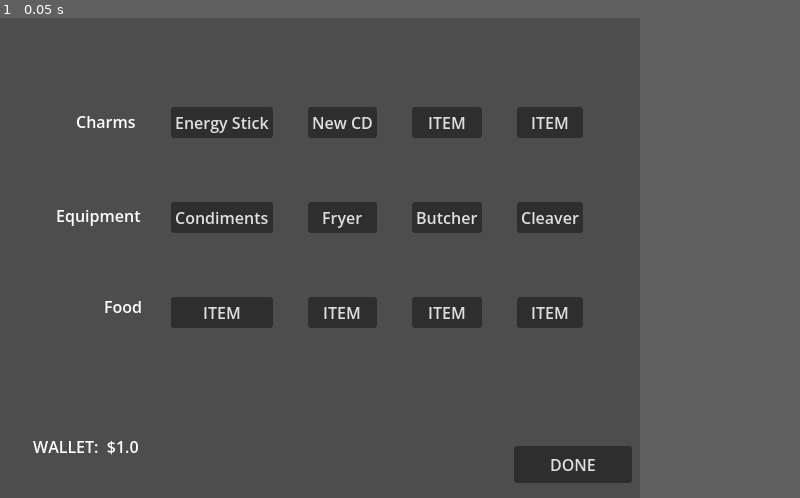
Above: before the commit, frame 1.
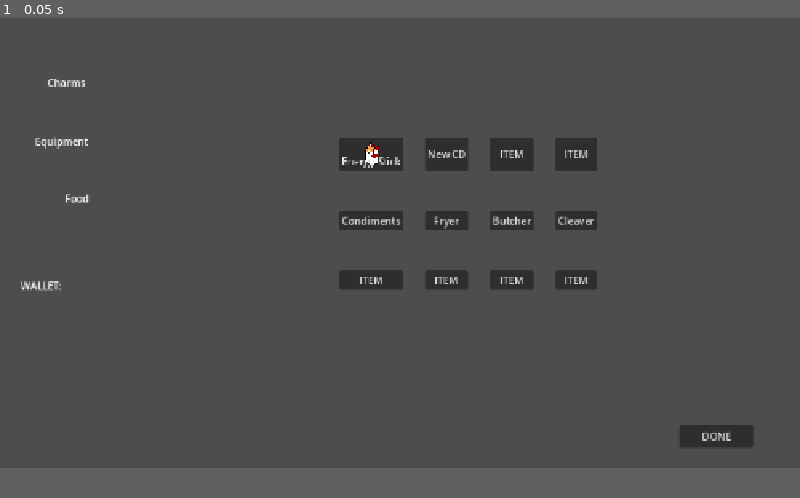
Above: after the commit, the same moment.

Repository: chrisguayara/gtmk-jam-26
Game: Godot game, scene res://scenes/shop.tscn
The game is run twice, just before and just after one commit, with the same random seed, the same clock (stepped at 60 frames per second) and the same inputs. The project has no main scene, so this scene is started directly.
Inputs:
- Up to frame 1 (0.05 s): no input
In our replay, the window is 640x480 before the commit and 800x450 after it. These sizes can differ from the game's own. Grey fills any space a smaller window leaves; there, only what the larger window draws over its background counts as a difference.

The runs differ from the first frame. In frame 1, 12% of the frame differs, in the area x 2-95%, y 12-97%.
Error after the commit: Invalid access to property or key 'wallet' on a base object of type 'Node (run_manager.gd)'. (res://globals/scripts/shop.gd:14)

Commit message:
setup finished

Diff:
--- a/globals/main.gd
+++ b/globals/main.gd
@@ -1,11 +1,56 @@
 extends Node2D
 class_name Main
 
-# Called when the node enters the scene tree for the first time.
+
+const MAIN_MENU: StringName = &"MainMenu"
+const HUNTING: StringName = &"Hunting"
+const BUTCHERING: StringName = &"Butchering"
+const SHOPPING_CENTER: StringName = &"ShoppingCenter"
+const IN_SHOP: StringName = &"InShop"
+
+@export var hud: Node
+@export var game_state_machine: StateMachine
+
 func _ready() -> void:
-	pass # Replace with function body.
+	game_state_machine.register_state(MAIN_MENU, _enter_main_menu)
+	game_state_machine.register_state(HUNTING, _enter_hunting, _exit_hunting)
+	game_state_machine.register_state(BUTCHERING, _enter_butchering, _exit_butchering)
+	game_state_machine.register_state(SHOPPING_CENTER, _enter_shopping_center)
+	game_state_machine.register_state(IN_SHOP, _enter_shop, _exit_shop)
 
 
-# Called every frame. 'delta' is the elapsed time since the previous frame.
-func _process(delta: float) -> void:
+	Signals.hunt_round_complete.connect(func(): Gamemanager.request_state(BUTCHERING))
+	Signals.butcher_round_complete.connect(func(): Gamemanager.request_state(SHOPPING_CENTER))
+	Signals.shop_entered.connect(func(shop_id): Gamemanager.request_state(IN_SHOP, shop_id))
+	Signals.shop_exited.connect(func(): Gamemanager.request_state(SHOPPING_CENTER))
+
+	Signals.main_ready.emit()
+	game_state_machine.change_states(MAIN_MENU)
+
+func _physics_process(delta: float) -> void:
+	game_state_machine.physics_process(delta)
+
+
+func _enter_main_menu(_args = null) -> void:
 	pass
+
+func _enter_hunting(_args = null) -> void:
+	pass
+
+func _exit_hunting() -> void:
+	pass
+
+func _enter_butchering(_args = null) -> void:
+	pass
+
+func _exit_butchering() -> void:
+	pass
+
+func _enter_shopping_center(_args = null) -> void:
+	pass
+
+func _enter_shop(shop_id) -> void:
+	pass
+
+func _exit_shop() -> void:
+	pass
--- a/globals/main.tscn
+++ b/globals/main.tscn
@@ -1,6 +1,10 @@
 [gd_scene format=3 uid="uid://daj705i7g3jex"]
 
 [ext_resource type="Script" uid="uid://bykesb5ujtde1" path="res://globals/main.gd" id="1_a7bik"]
+[ext_resource type="Script" uid="uid://dorqexkkd0lqc" path="res://globals/scripts/state_machine.gd" id="2_w0p5f"]
 
 [node name="main" type="Node2D" unique_id=1081999014]
 script = ExtResource("1_a7bik")
+
+[node name="Node" type="Node" parent="." unique_id=512660194]
+script = ExtResource("2_w0p5f")
--- /dev/null
+++ b/globals/scripts/equipment_manager.gd
@@ -0,0 +1,11 @@
+extends Node
+
+
+# Called when the node enters the scene tree for the first time.
+func _ready() -> void:
+	pass # Replace with function body.
+
+
+# Called every frame. 'delta' is the elapsed time since the previous frame.
+func _process(delta: float) -> void:
+	pass
--- a/globals/scripts/gamemanager.gd
+++ b/globals/scripts/gamemanager.gd
@@ -1,19 +1,24 @@
 extends Node
-class_name Game_Manager
-
-var round: int = 0
-var time_limit: float = 40.0
-var total_money: float = 1.0
-var round_tips: float = 0.0
-
-var customers_per_round = 3
-enum game_state {KITCHEN, SHOP}
 
 
-func _ready() -> void:
-	pass
+var main: Main:
+	get:
+		if main == null and get_tree().current_scene is Main:
+			main = get_tree().current_scene
+		return main
 
+var player: Node:
+	get:
+		if player == null and main:
+			player = main.get_node_or_null("Player")
+		return player
 
-# Called every frame. 'delta' is the elapsed time since the previous frame.
-func _process(delta: float) -> void:
-	pass
+var hud: Node:
+	get:
+		if hud == null and main:
+			hud = main.hud
+		return hud
+
+func request_state(state_name: StringName, args = null) -> void:
+	if main:
+		main.game_state_machine.change_states(state_name, args)
--- a/globals/scripts/shop.gd
+++ b/globals/scripts/shop.gd
@@ -1,17 +1,39 @@
 extends Node2D
 class_name Shop
 
+
+enum Mode { BUY, SELL }
+
+@export var shop_id: StringName
+@export var mode: Mode = Mode.BUY
+
 @onready var grid_container: GridContainer = $CanvasLayer/GridContainer
+@onready var wallet_label: Label = $wallet
 
-@onready var wallet: Label = $wallet
+func _ready() -> void:
+	wallet_label.text = str(RunManager.wallet)
+	Signals.wallet_changed.connect(_on_wallet_changed)
+	_populate_catalog()
+
+func _populate_catalog() -> void:
+	var items: Array = ShopCatalog.get_catalog(shop_id)
+
+
+func _buy(item_id: StringName, cost: int) -> void:
+	if RunManager.wallet < cost:
+		return
+	RunManager.wallet -= cost
+	EquipmentManager.add_item(item_id)
+	Signals.item_purchased.emit(item_id, cost)
+
+func _sell(item_id: StringName, value: int) -> void:
+	if not EquipmentManager.consume_item(item_id):
+		return
+	RunManager.wallet += value
+	Signals.item_sold.emit(item_id, value)
+
+func _on_wallet_changed(_old: int, new_amount: int) -> void:
+	wallet_label.text = str(new_amount)
 
 func _on_finished_pressed() -> void:
-	get_tree().change_scene_to_file("res://scenes/kitchen.tscn")
-
-func _ready() -> void:
-	wallet.text += " $" + str(Gamemanager.total_money)
-
-
-# Called every frame. 'delta' is the elapsed time since the previous frame.
-func _process(delta: float) -> void:
-	pass
+	Signals.shop_exited.emit()
--- /dev/null
+++ b/globals/scripts/shop_catalog.gd
@@ -0,0 +1,9 @@
+extends Node
+
+var _catalogs: Dictionary = {}
+
+func register_catalog(shop_id: StringName, items: Array) -> void:
+	_catalogs[shop_id] = items
+
+func get_catalog(shop_id: StringName) -> Array:
+	return _catalogs.get(shop_id, [])
--- a/globals/scripts/signals.gd
+++ b/globals/scripts/signals.gd
@@ -1,11 +1,18 @@
 extends Node
 
+signal main_ready
 
-# Called when the node enters the scene tree for the first time.
-func _ready() -> void:
-	pass # Replace with function body.
+signal hunt_started
+signal hunt_beast_caught(beast: Resource)
+signal hunt_resource_depleted
+signal hunt_round_complete
 
+signal butcher_started
+signal butcher_cut_made(cuts_remaining: int)
+signal butcher_round_complete
 
-# Called every frame. 'delta' is the elapsed time since the previous frame.
-func _process(delta: float) -> void:
-	pass
+signal shop_entered(shop_id: StringName)
+signal shop_exited
+signal item_purchased(item_id: StringName, cost: int)
+signal item_sold(item_id: StringName, value: int)
+signal wallet_changed(old_amount: int, new_amount: int)
--- /dev/null
+++ b/globals/scripts/state_machine.gd
@@ -0,0 +1,33 @@
+extends Node
+class_name StateMachine
+
+
+signal state_changed(old_state: StringName, new_state: StringName)
+
+var current_state: StringName = &""
+
+var _enter_callbacks: Dictionary = {}
+var _exit_callbacks: Dictionary = {}
+
+func register_state(state_name: StringName, on_enter: Callable = Callable(), on_exit: Callable = Callable()) -> void:
+	_enter_callbacks[state_name] = on_enter
+	_exit_callbacks[state_name] = on_exit
+
+func change_states(new_state: StringName, args = null) -> void:
+	if current_state != &"" and _exit_callbacks.has(current_state):
+		var exit_cb: Callable = _exit_callbacks[current_state]
+		if exit_cb.is_valid():
+			exit_cb.call()
+
+	var old_state := current_state
+	current_state = new_state
+
+	if _enter_callbacks.has(new_state):
+		var enter_cb: Callable = _enter_callbacks[new_state]
+		if enter_cb.is_valid():
+			enter_cb.call(args)
+
+	state_changed.emit(old_state, new_state)
+
+func physics_process(_delta: float) -> void:
+	pass
--- a/project.godot
+++ b/project.godot
@@ -19,11 +19,13 @@
 Gamemanager="*uid://daii7xy0ru5bf"
 Signals="*uid://xjdvclq1fdub"
 RunManager="*uid://dtf6mhfery2gk"
+EquipmentManager="*uid://5k2sr2noj7gg"
+ShopCatalog="*uid://ba8ugbu5j1kol"
 
 [display]
 
-window/size/viewport_width=640
-window/size/viewport_height=480
+window/size/viewport_width=1280
+window/size/viewport_height=720
 window/stretch/mode="canvas_items"
 window/stretch/aspect="expand"
 
--- /dev/null
+++ b/scenes/butcher.tscn
@@ -0,0 +1,6 @@
+[gd_scene format=3 uid="uid://xjo2v0tn4giv"]
+
+[ext_resource type="Script" uid="uid://dodnbxxv3yl1f" path="res://scripts/butcher.gd" id="1_2xxjk"]
+
+[node name="butcher" type="Node2D" unique_id=1063997430]
+script = ExtResource("1_2xxjk")
--- /dev/null
+++ b/scenes/hunt.tscn
@@ -0,0 +1,6 @@
+[gd_scene format=3 uid="uid://bmiiaymff8npb"]
+
+[ext_resource type="Script" uid="uid://ciqgl7egv17q2" path="res://scripts/hunt.gd" id="1_2ohfr"]
+
+[node name="hunt" type="Node2D" unique_id=1126931706]
+script = ExtResource("1_2ohfr")
--- a/scenes/kitchen.tscn
+++ /dev/null
@@ -1,3 +0,0 @@
-[gd_scene format=3 uid="uid://db4lbwyuu0ofp"]
-
-[node name="kitchen" type="Node2D" unique_id=862924030]
--- a/scenes/shop.tscn
+++ b/scenes/shop.tscn
@@ -1,6 +1,7 @@
 [gd_scene format=3 uid="uid://cupgmb6388vjs"]
 
 [ext_resource type="Script" uid="uid://c3an43acqv2na" path="res://globals/scripts/shop.gd" id="1_lx5au"]
+[ext_resource type="Texture2D" uid="uid://barwjmhxd2exj" path="res://assets/fun_box.png" id="2_xfvoa"]
 
 [node name="shop" type="Node2D" unique_id=1839950798]
 script = ExtResource("1_lx5au")
@@ -37,8 +38,13 @@
 columns = 4
 
 [node name="Button" type="Button" parent="CanvasLayer/GridContainer" unique_id=1824182482]
+texture_filter = 1
 layout_mode = 2
-text = "Energy Stick"
+text = "
+
+
+Energy Stick"
+icon = ExtResource("2_xfvoa")
 icon_alignment = 1
 
 [node name="Button2" type="Button" parent="CanvasLayer/GridContainer" unique_id=1239153878]
--- /dev/null
+++ b/scenes/shopping_center.tscn
@@ -0,0 +1,6 @@
+[gd_scene format=3 uid="uid://dp50qetmucco5"]
+
+[ext_resource type="Script" uid="uid://chc6ixt0dmkja" path="res://scripts/shopping_center.gd" id="1_ix0d0"]
+
+[node name="shopping_center" type="Node2D" unique_id=1523955201]
+script = ExtResource("1_ix0d0")
--- /dev/null
+++ b/scripts/butcher.gd
@@ -0,0 +1,19 @@
+extends Node2D
+class_name Butcher
+
+
+@export var cuts_available: int = 5
+
+var _cuts_remaining: int = 0
+
+func _ready() -> void:
+	_cuts_remaining = cuts_available
+	Signals.butcher_started.emit()
+
+func make_cut() -> void:
+	if _cuts_remaining <= 0:
+		return
+	_cuts_remaining -= 1
+	Signals.butcher_cut_made.emit(_cuts_remaining)
+	if _cuts_remaining <= 0:
+		Signals.butcher_round_complete.emit()
--- /dev/null
+++ b/scripts/hunt.gd
@@ -0,0 +1,28 @@
+extends Node2D
+class_name Hunt
+
+@export var tool_id: StringName = &"spear"
+@export var quota: int = 3
+
+var _animals_caught: int = 0
+
+func _ready() -> void:
+	Signals.hunt_started.emit()
+
+func throw_tool() -> void:
+	if not EquipmentManager.consume_item(tool_id, 1):
+		Signals.hunt_resource_depleted.emit()
+		_check_round_end()
+		return
+
+
+func _on_animal_caught(animal_data: Resource) -> void:
+	_animals_caught += 1
+	Signals.hunt_animal_caught.emit(animal_data)
+	_check_round_end()
+
+func _check_round_end() -> void:
+	var out_of_tools : bool = EquipmentManager.get_count(tool_id) <= 0
+	var quota_met := _animals_caught >= quota
+	if out_of_tools or quota_met:
+		Signals.hunt_round_complete.emit()
--- /dev/null
+++ b/scripts/shopping_center.gd
@@ -0,0 +1,5 @@
+extends Node2D
+class_name ShoppingCenter
+
+func _on_shop_door_pressed(shop_id: StringName) -> void:
+	Signals.shop_entered.emit(shop_id)
Not shown, added: globals/scripts/equipment_manager.gd.uid
Not shown, added: globals/scripts/shop_catalog.gd.uid
Not shown, added: globals/scripts/state_machine.gd.uid
Not shown, added: scripts/butcher.gd.uid
Not shown, added: scripts/hunt.gd.uid
Not shown, added: scripts/shopping_center.gd.uid
